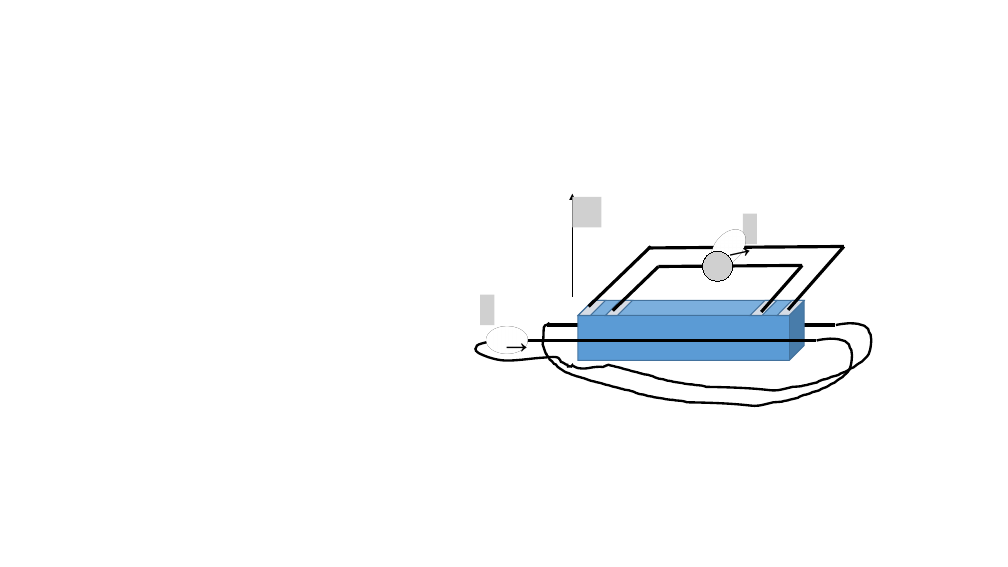
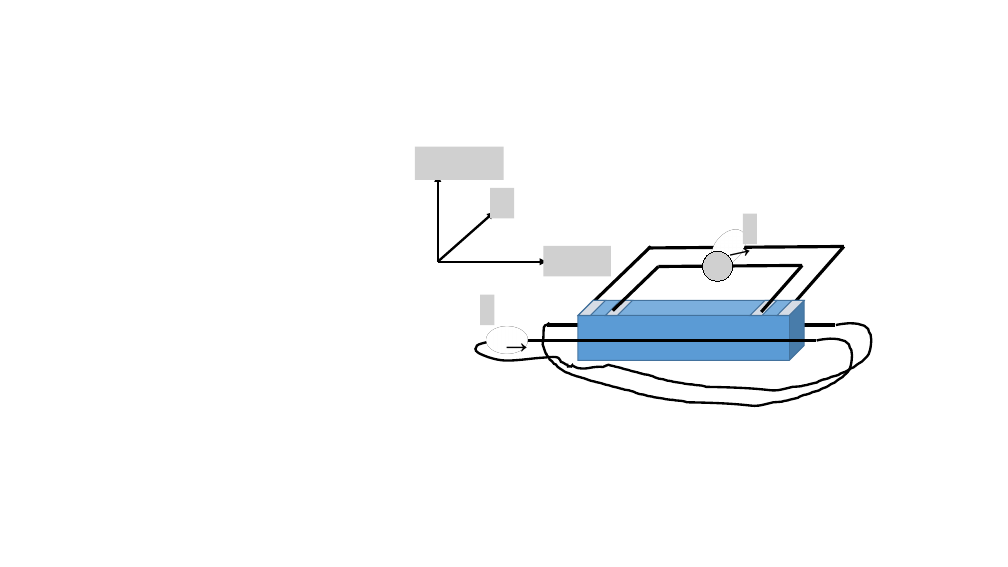
Before and after one commit to noamg/sc, a slide deck: slide 2 of figs/test set.pptx. Drawn at 1008x567 pixels with LibreOffice and Linux fonts; fonts in the diff are those of the drawing; grey boxes stand for pictures. Boxes give left, top, right and bottom in pixels: in the first picture for what was removed or moved away, otherwise in the second. Text is boxed around its words. In the diff, an @@ line names an element or a change of style, - is before the commit and + after.

```diff
--- a/figs/test set.pptx
+++ b/figs/test set.pptx
@@ arrow removed from (572, 296) to (572, 194) @@
@@ picture removed at <box>572,197,601,227</box> @@
@@ group added at <box>415,147,611,276</box>: 3 arrows, 3 pictures @@
```
Also in this commit, not shown: 1 other slide changed, 3 other files.
